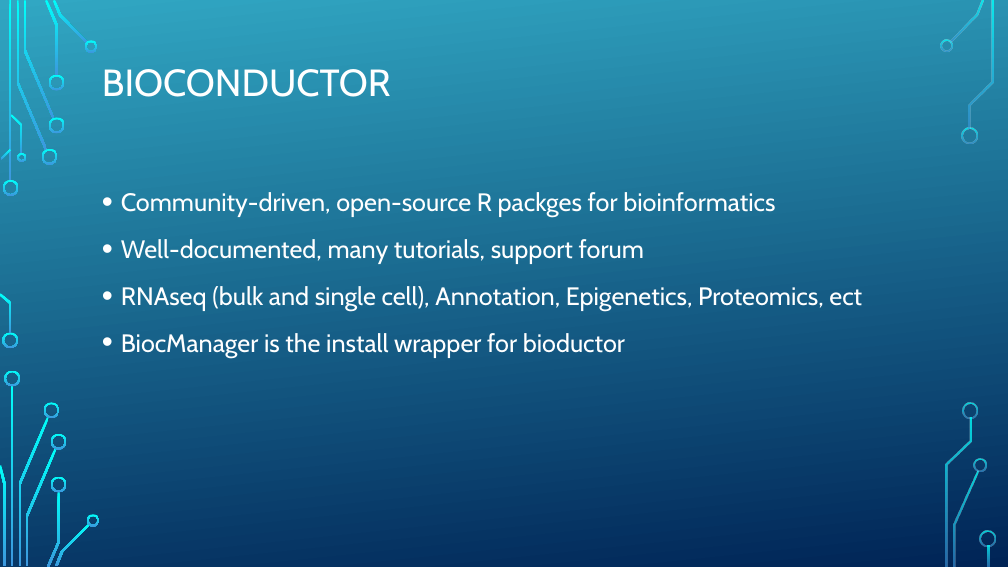
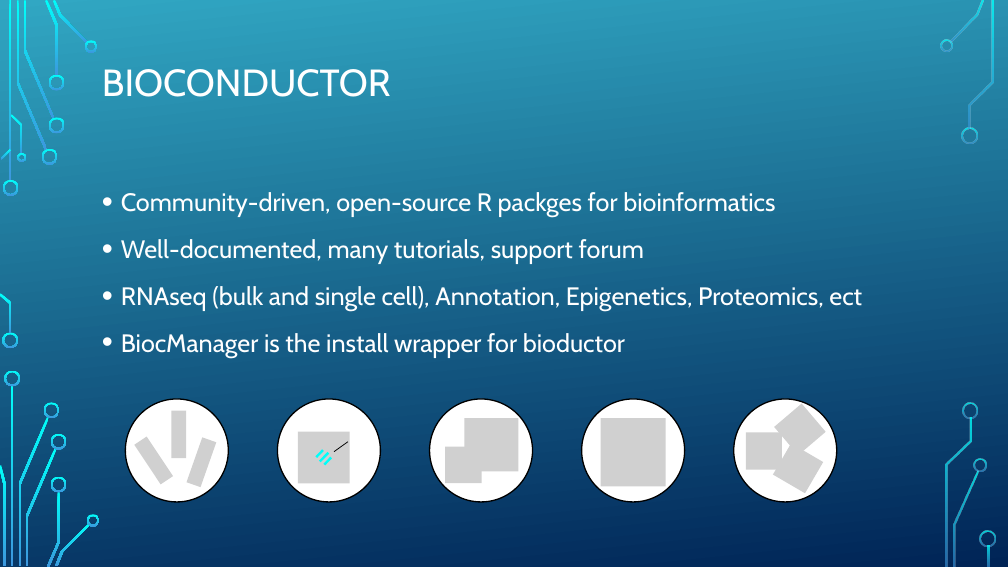
Before and after one commit to Center-for-Health-Data-Science/R4DataScience, a slide deck: slide 13 of slides/more_slides.pptx (slide 9 before the commit). Drawn at 1008x567 pixels with LibreOffice and Linux fonts; fonts in the diff are those of the drawing; grey boxes stand for pictures; background and template pictures are left out. Boxes give left, top, right and bottom in pixels: in the first picture for what was removed or moved away, otherwise in the second. Text is boxed around its words. In the diff, an @@ line names an element or a change of style, - is before the commit and + after.

```diff
--- a/slides/more_slides.pptx
+++ b/slides/more_slides.pptx
@@ group added at bbox=[126, 399, 228, 502]: 3 pictures, 1 ellipse @@
@@ ellipse added at bbox=[430, 399, 532, 502], fill #FFFFFF, outline #000000 1.25 pt @@
@@ picture added at bbox=[464, 418, 518, 472] @@
@@ ellipse added at bbox=[582, 399, 684, 502], fill #FFFFFF, outline #000000 1.25 pt @@
@@ picture added at bbox=[601, 418, 666, 486] @@
@@ group added at bbox=[734, 399, 837, 502]: 3 pictures, 1 ellipse @@
@@ group added at bbox=[278, 399, 380, 502]: 4 lines, 1 ellipse, 1 picture @@
@@ picture added at bbox=[445, 447, 482, 483] @@
```
Also in this commit, not shown: 4 slides added, 54 other files.
